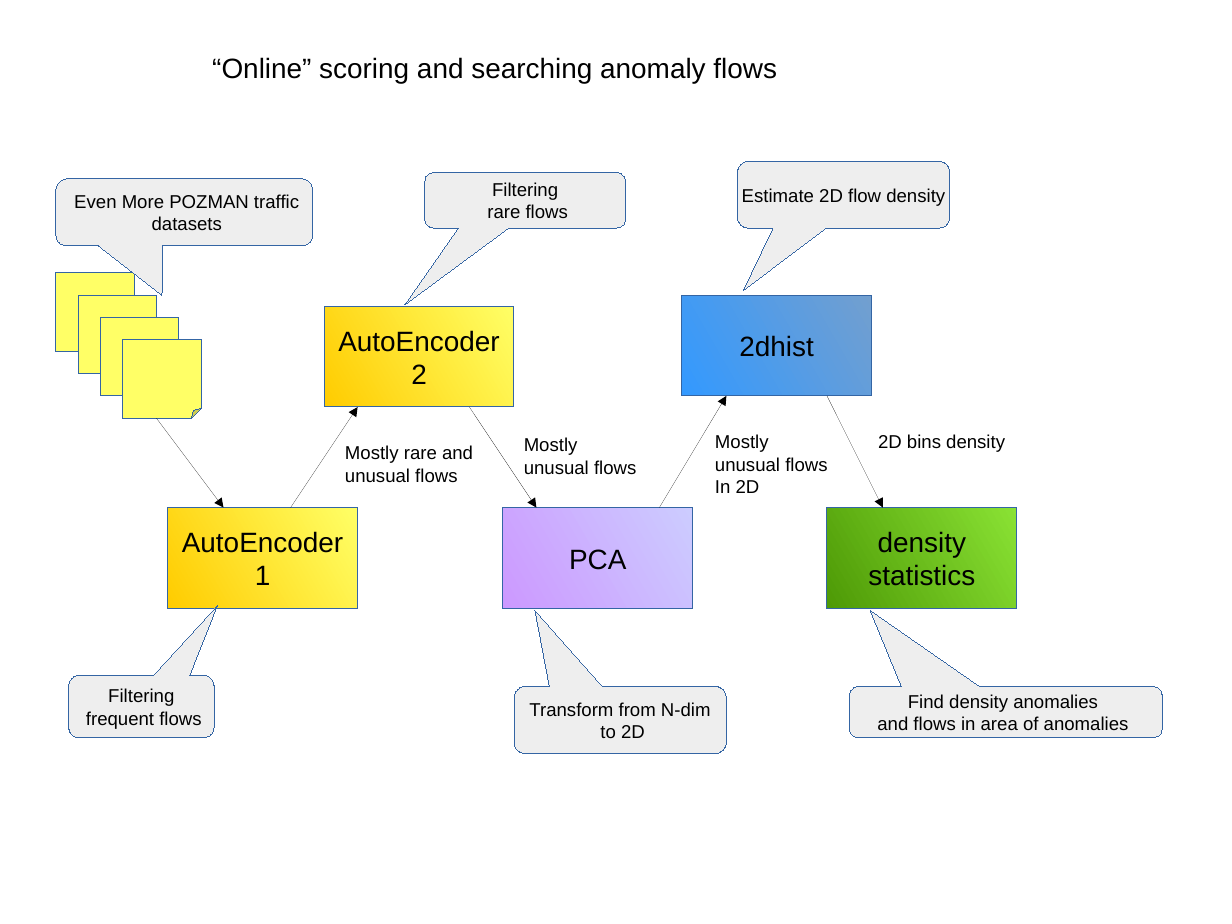
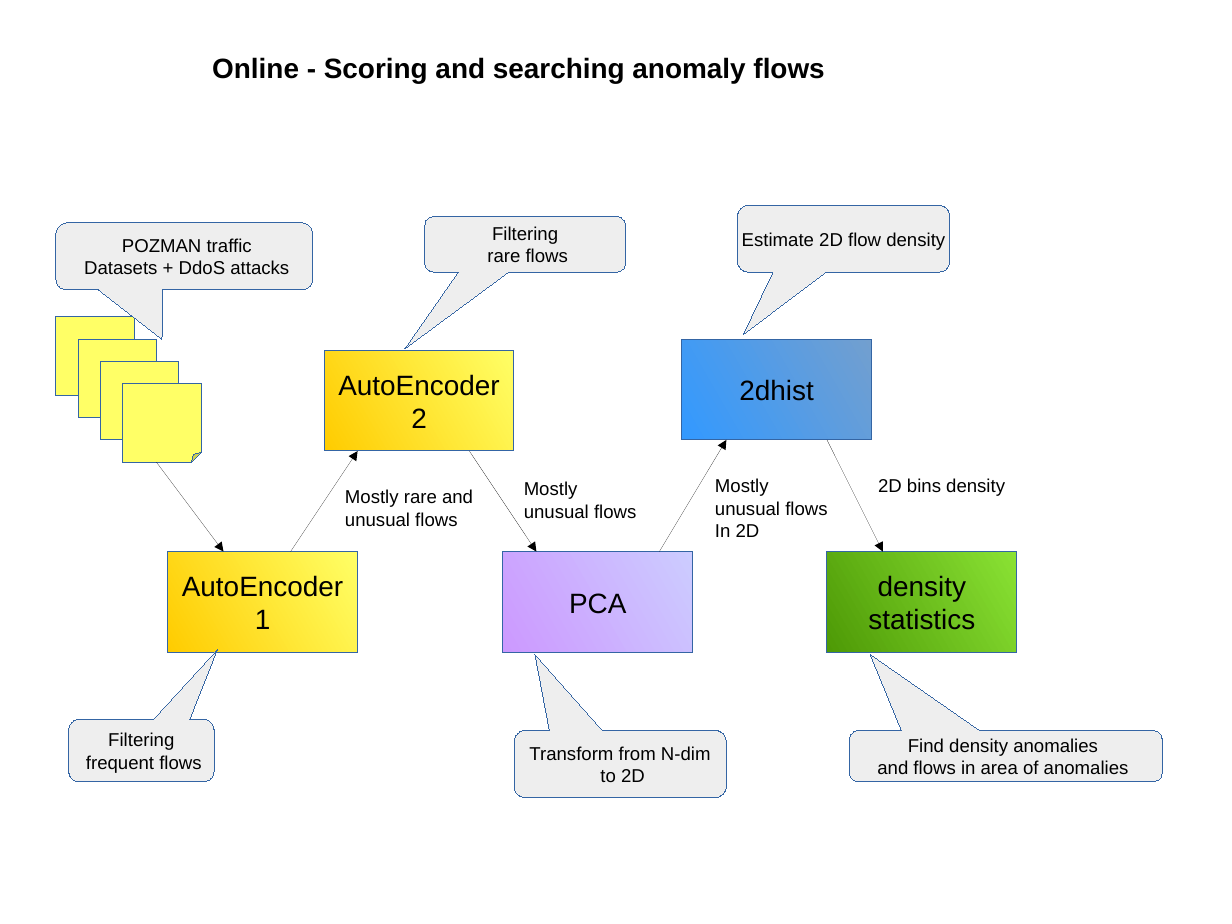
Before and after one commit to damomeen/machine_learning_various, a slide deck: slide 6 of Density anomalities.odp (slide 5 before the commit). Drawn at 1232x924 pixels with LibreOffice and Linux fonts; fonts in the diff are those of the drawing. Boxes give left, top, right and bottom in pixels: in the first picture for what was removed or moved away, otherwise in the second. Text is boxed around its words. In the diff, an @@ line names an element or a change of style, - is before the commit and + after.

```diff
--- a/Density anomalities.odp
+++ b/Density anomalities.odp
@@ text at box(212, 57, 824, 83): text changed; bold on @@
-“Online” scoring and searching anomaly flows
+Online - Scoring and searching anomaly flows
@@ 6 rounded speech boxes, 5 rectangles, 5 arrows, 4 texts: place and size @@
-6 rounded speech boxes, 5 rectangles, 5 arrows, 4 texts at box(56, 161, 1163, 754)
+6 rounded speech boxes, 5 rectangles, 5 arrows, 4 texts at box(56, 206, 1163, 798)
@@ text in rounded speech box at box(84, 238, 289, 274): text changed @@
-Even More POZMAN traffic
-datasets
+POZMAN traffic
+Datasets + DdoS attacks
@@ folded corner: place and size @@
-folded corner at box(101, 318, 179, 396)
+folded corner at box(56, 318, 134, 396)
@@ folded corner at box(56, 318, 134, 396): proportions changed @@
@@ folded corner: place and size @@
-folded corner at box(123, 340, 201, 418)
+folded corner at box(78, 340, 157, 418)
@@ folded corner: place and size @@
-folded corner at box(78, 295, 157, 373)
+folded corner at box(101, 362, 179, 440)
@@ folded corner at box(123, 385, 201, 463): proportions changed @@
@@ folded corner: place and size @@
-folded corner at box(56, 273, 134, 351)
+folded corner at box(123, 385, 201, 463)
```
Also in this commit, not shown: 4 other slides changed, 1 slide added, 2 other files.
